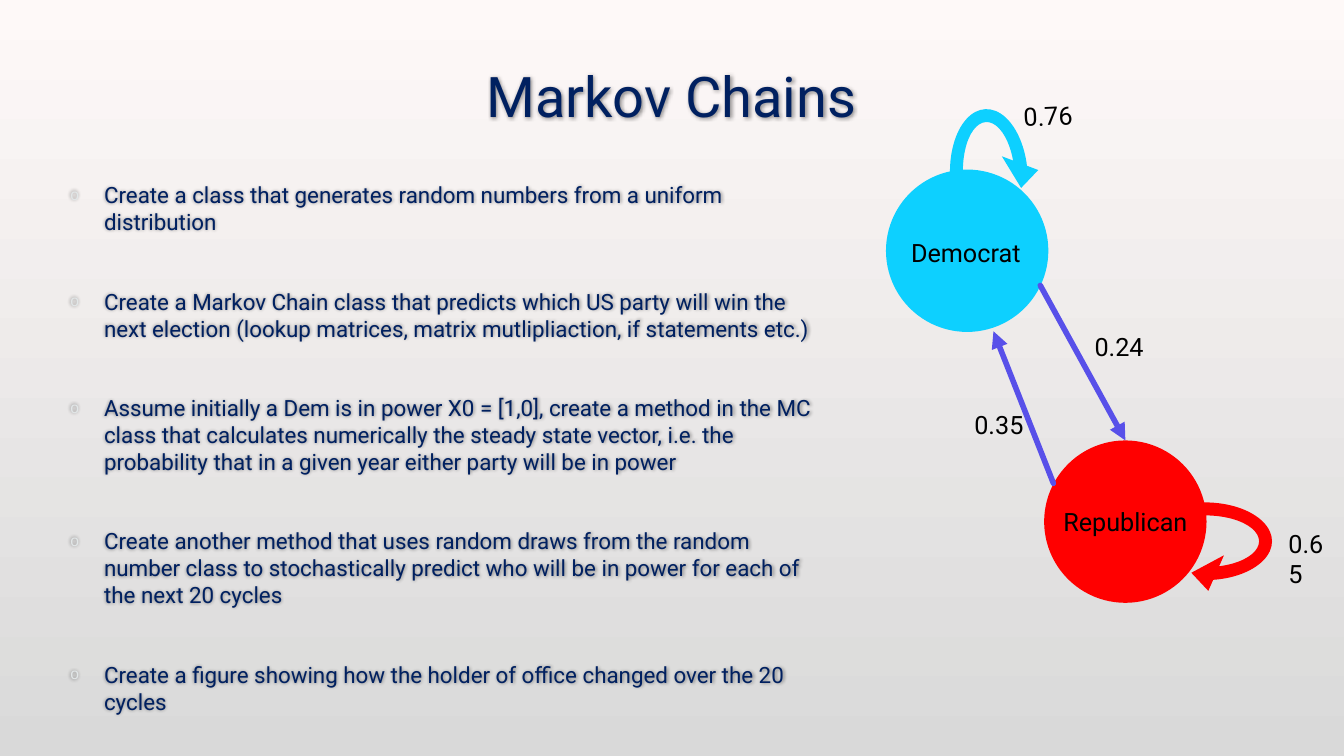
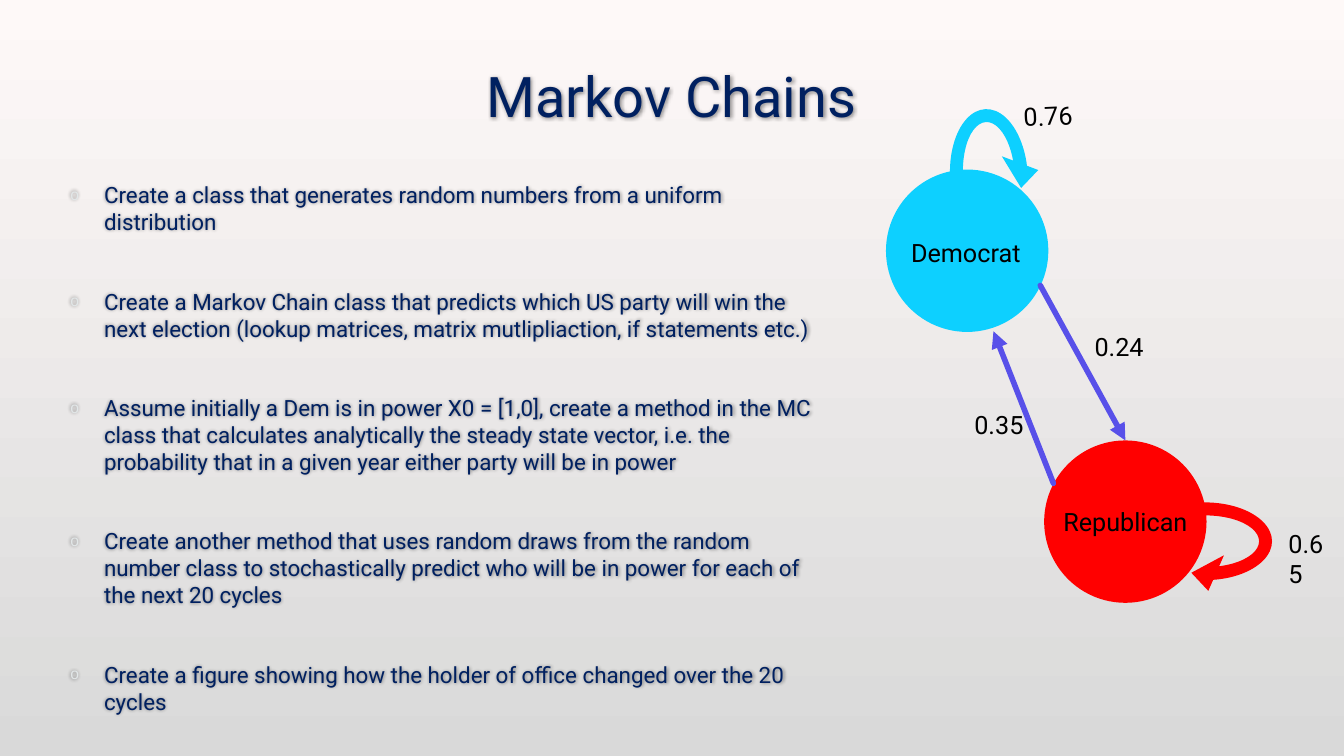
Before and after one commit to Alex-Hill94/Alex-Hill94.github.io, a slide deck: slide 22 of Workshop/Intro_to_C++/WS6.pptx. Drawn at 1344x756 pixels with LibreOffice and Linux fonts; fonts in the diff are those of the drawing; background and template pictures are left out. Boxes give left, top, right and bottom in pixels: in the first picture for what was removed or moved away, otherwise in the second. Text is boxed around its words. In the diff, an @@ line names an element or a change of style, - is before the commit and + after.

```diff
--- a/Workshop/Intro_to_C++/WS6.pptx
+++ b/Workshop/Intro_to_C++/WS6.pptx
@@ text at (104,397,811,475): text changed @@
-o Assume initially a Dem is in power X0 = [1,0], create a method in the MC class that calculates numerically the steady state vector, i.e. the probability that in a given year either party will be in power
+o Assume initially a Dem is in power X0 = [1,0], create a method in the MC class that calculates analytically the steady state vector, i.e. the probability that in a given year either party will be in power
```
Also in this commit, not shown: 3 other files.
